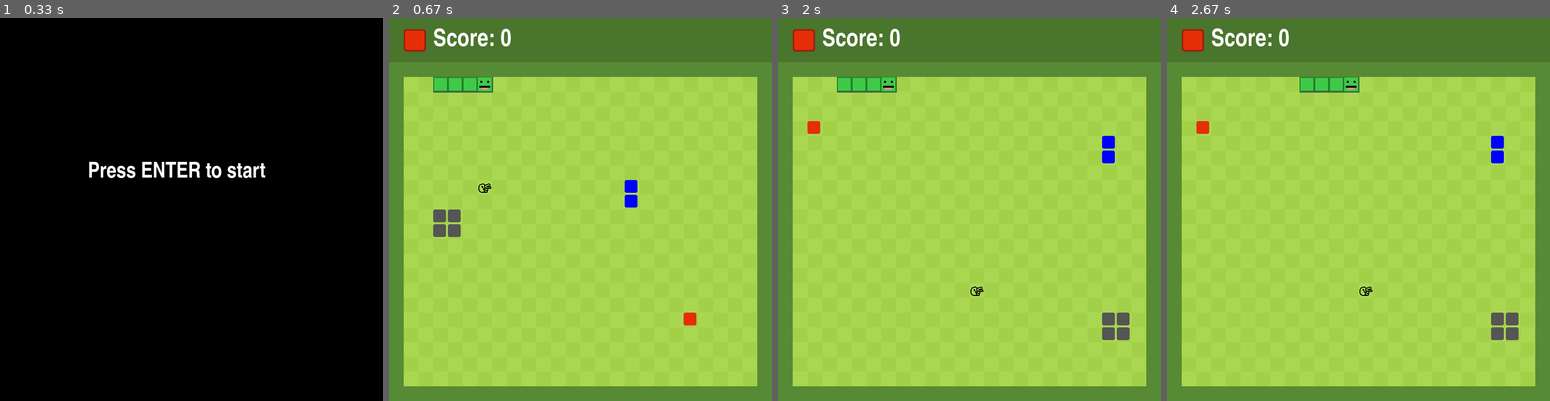
Above: before the commit, frames 1-4 (left to right).
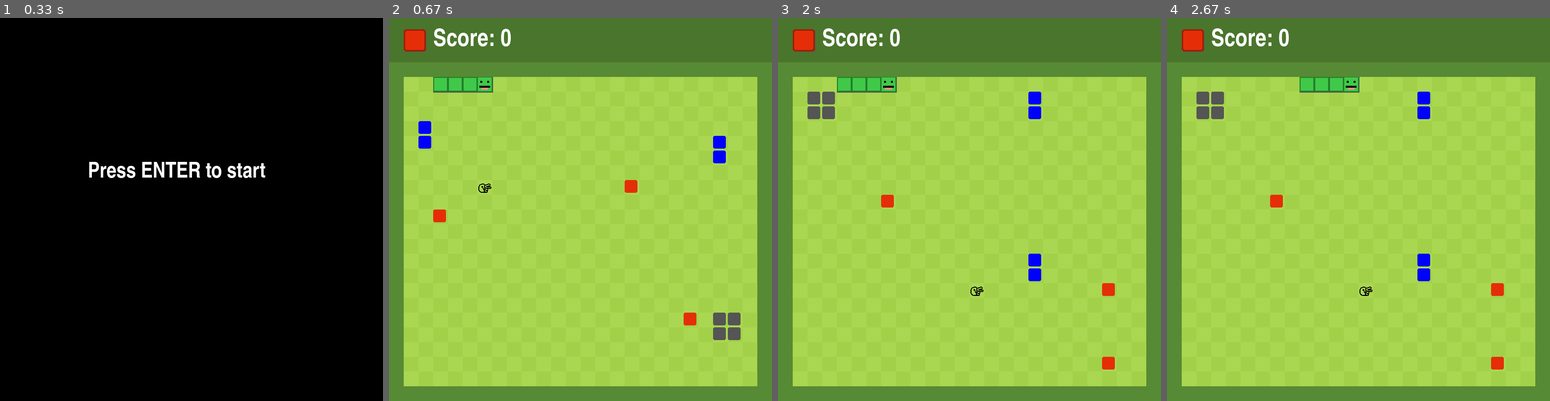
Above: after the commit, the same moments.

Repository: weizheweng/PyGame
Game: pygame game, started from snake.py
The game is run twice, just before and just after one commit, with the same random seed, the same clock (stepped at 60 frames per second) and the same inputs.
Inputs:
- Up to frame 1 (0.33 s): no input
- Up to frame 2 (0.67 s): tap Enter at 0.33 s
- Up to frame 3 (2 s): tap W at 0.67 s; tap Enter at 1.13, 1.6 s
- Up to frame 4 (2.67 s): tap D at 2.3 s

Frame 1 is identical in both runs. In frame 2, 1.5% of the frame differs, in the area x 7-92%, y 26-85%; in frame 3, 2.0%, in the area x 7-92%, y 19-92%; in frame 4, 2.0%.

Commit message:
add comment

Diff:
--- a/snake.py
+++ b/snake.py
@@ -75,7 +75,6 @@
         self.rect.midleft = (x, y)
         self.game.window.blit(self.surface, self.rect)
 
-
 class Snake:
     def __init__(self, game, color):
         self.game = game
@@ -89,7 +88,6 @@
         for i in range(length - 1):
             self.head[0] += game.unit
             self.body.insert(0, list(self.head))
-
 
 class Fruit:
     def __init__(self, game, snake, size=1):
@@ -148,20 +146,20 @@
                     valid_position = False  # 如果水果與蛇身體重疊，標記為無效位置，並重新生成
                     break
 
-
-
-
 def play_game(game, color):
     score = 0
     base_speed = 10  # 初始速度
     max_speed = 30   # 最大速度限制
-    speed_increment = 2  # 每次提升速度的增量
-    points_per_speed_increase = 100  # 每 10 分提升一次速度
+    speed_increment = 5  # 每次提升速度的增量
+    points_per_speed_increase = 20  # 每 100 分提升一次速度
 
     game_speed = base_speed
-    snake = Snake(game, color)
-    fruits = [
+    snake = Snake(game, color)  # 新增 Snake 點
+    fruits = [  # 新增 Fruit 點
         Fruit(game, snake, size=1),
+        Fruit(game, snake, size=1),
+        Fruit(game, snake, size=1),
+        Fruit(game, snake, size=2),
         Fruit(game, snake, size=2),
         Fruit(game, snake, size=4),
     ]
@@ -174,12 +172,12 @@
         while pygame.time.get_ticks() - start_time < 1000 // game_speed:
             pygame.event.pump()
 
-        # 處理事件
+        # 處理事件，方向鍵可以自由改變
         for event in pygame.event.get():
             if event.type == pygame.QUIT:
                 pygame.quit()
                 exit()
-            if event.type == pygame.KEYDOWN:
+            if event.type == pygame.KEYDOWN:  # 鍵盤按鍵偵測
                 if event.key in [pygame.K_d, pygame.K_RIGHT]:
                     snake.new_direction = "RIGHT"
                 elif event.key in [pygame.K_a, pygame.K_LEFT]:
@@ -213,15 +211,12 @@
 
         # 判斷蛇是否吃到水果
         if any(snake.head == pos for fruit in fruits for pos in fruit.pos):
-            game.fruit_sfx.play()
+            game.fruit_sfx.play()  # 播放水果音效
             for fruit in fruits:
                 if snake.head in fruit.pos:
                     fruit.spawn()
                     score += fruit.score
-
-            # 提高速度
-            if score % points_per_speed_increase == 0:  # 每累積特定分數
-                game_speed = min(max_speed, base_speed + (score // points_per_speed_increase) * speed_increment)
+        # 判斷蛇是否吃到 RPS 點
         elif snake.head == rps.pos:
             score_change = rps_game(game, color)
             score += score_change
@@ -229,6 +224,10 @@
         else:
             snake.body.pop()
 
+        # 提高速度
+        if score % points_per_speed_increase == 0:  # 每累積特定分數
+            game_speed = min(max_speed, base_speed + (score // points_per_speed_increase) * speed_increment)
+
         # 判斷是否碰撞牆壁或自己
         if not (0 <= snake.head[0] < game.canvas_x) or not (0 <= snake.head[1] < game.canvas_y) or snake.head in snake.body[1:]:
             break
@@ -265,7 +264,6 @@
         Text(game, f"Score: {score}", 45, color.white, "impact").midleft(90, 45)
 
         pygame.display.update()
-
 
 def main():
     pygame.init()  # 只初始化一次
@@ -296,7 +294,7 @@
         # 顯示遊戲結束畫面
         game.game_over_sfx.play()
         game.window.fill((0, 0, 0))  # 使用黑色背景代替關閉視窗
-        game.window.blit(game.game_over, (0, 0))
+        game.window.blit(game.game_over, (0, 0))  # 顯示遊戲結束畫面
         pygame.display.update()
 
         # 等待按下 Enter 鍵重新開始
@@ -367,6 +365,5 @@
 
     return score_change
 
-
 if __name__ == "__main__":
     main()
Binary file removed: resources/faces/01.png
Binary file removed: resources/faces/02.png
Binary file removed: resources/faces/03.png
Binary file removed: resources/faces/04.png
